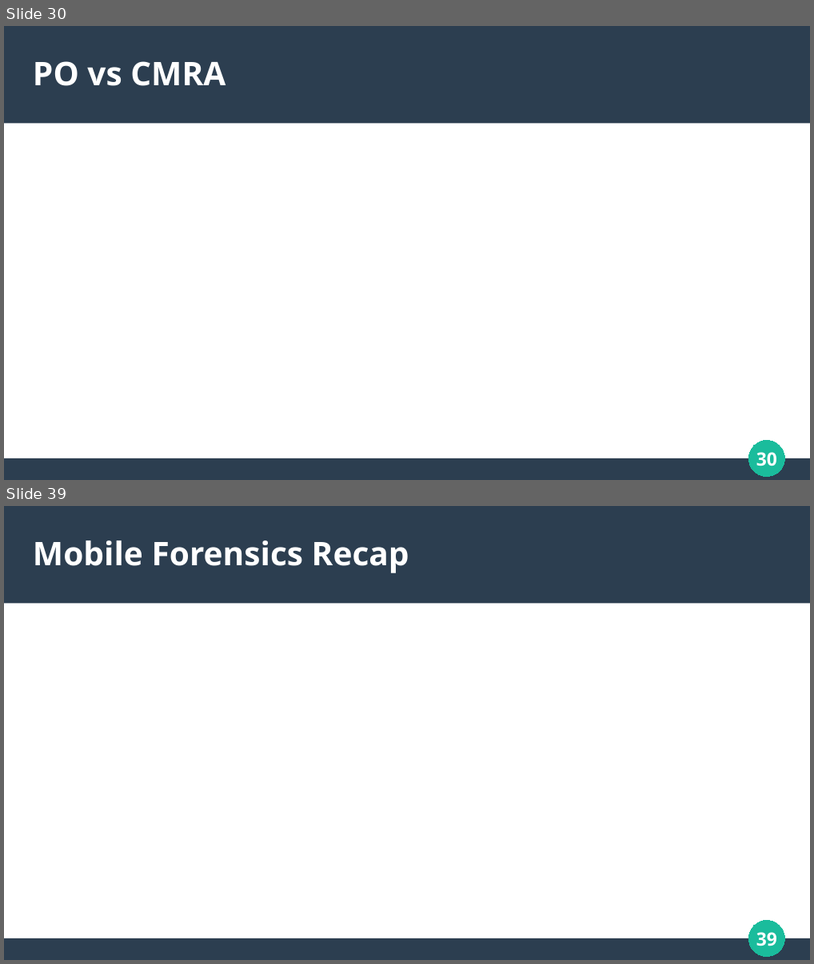
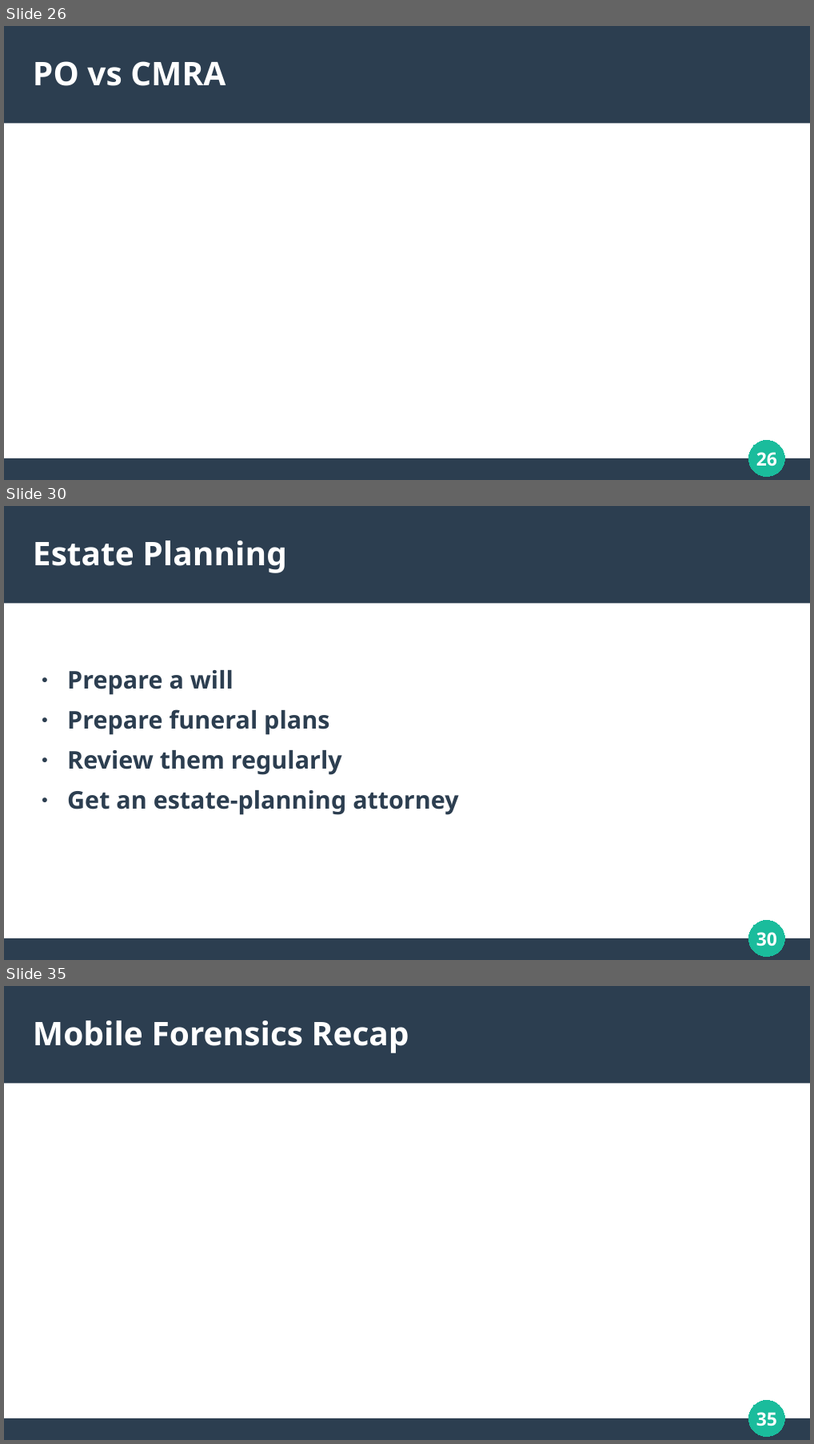
Before and after one commit to RealAsira/OwnYourOSINT, a slide deck: Own Your OSINT.odp. Shown one above the other, each under a label of ours: slides 30 and 39 before the commit, slides 26, 30 and 35 after it; the slides between them are not shown. The pictures are 814x964 and 814x1444 pixels, drawn with LibreOffice and Linux fonts; fonts in the diff are those of the drawing. Boxes give left, top, right and bottom in pixels: in the first picture for what was removed or moved away, otherwise in the second. Text is boxed around its words. In the diff, an @@ line names an element or a change of style, - is before the commit and + after.

```diff
--- a/Own Your OSINT.odp
+++ b/Own Your OSINT.odp
@@ slide 30 added at (4,506,810,960), background #FFFFFF; not listed: 3 template elements that a slide beside it also shows @@
@@ title added at (33,540,287,573), 32 pt, text #FFFFFF, bold @@
+Estate Planning
@@ text added at (67,670,458,815), 24 pt, text #2C3E50, bold @@
+● Prepare a will
+● Prepare funeral plans
+● Review them regularly
+● Get an estate-planning attorney
@@ page number added at (757,932,778,946), 18 pt, text #FFFFFF, bold @@
+30
@@ what was slide 30 is now slide 26 @@
@@ page number at (757,452,778,466): text changed @@
-30
+26
@@ what was slide 39 is now slide 35 @@
@@ page number at (757,1412,778,1426): text changed @@
-39
+35
```
Also in this commit, not shown: 19 slides changed, 3 other slides added, 8 slides removed.
